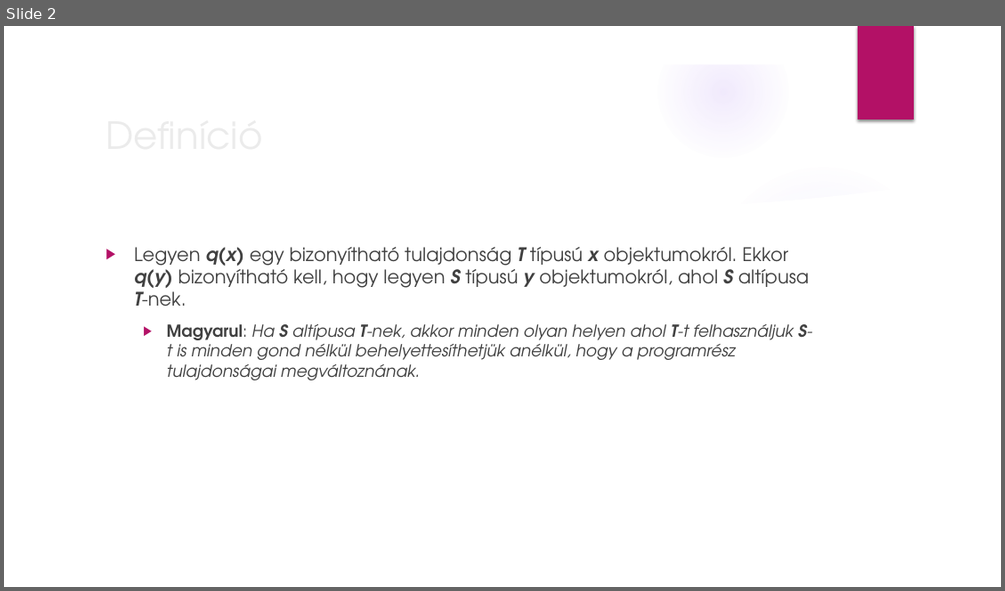
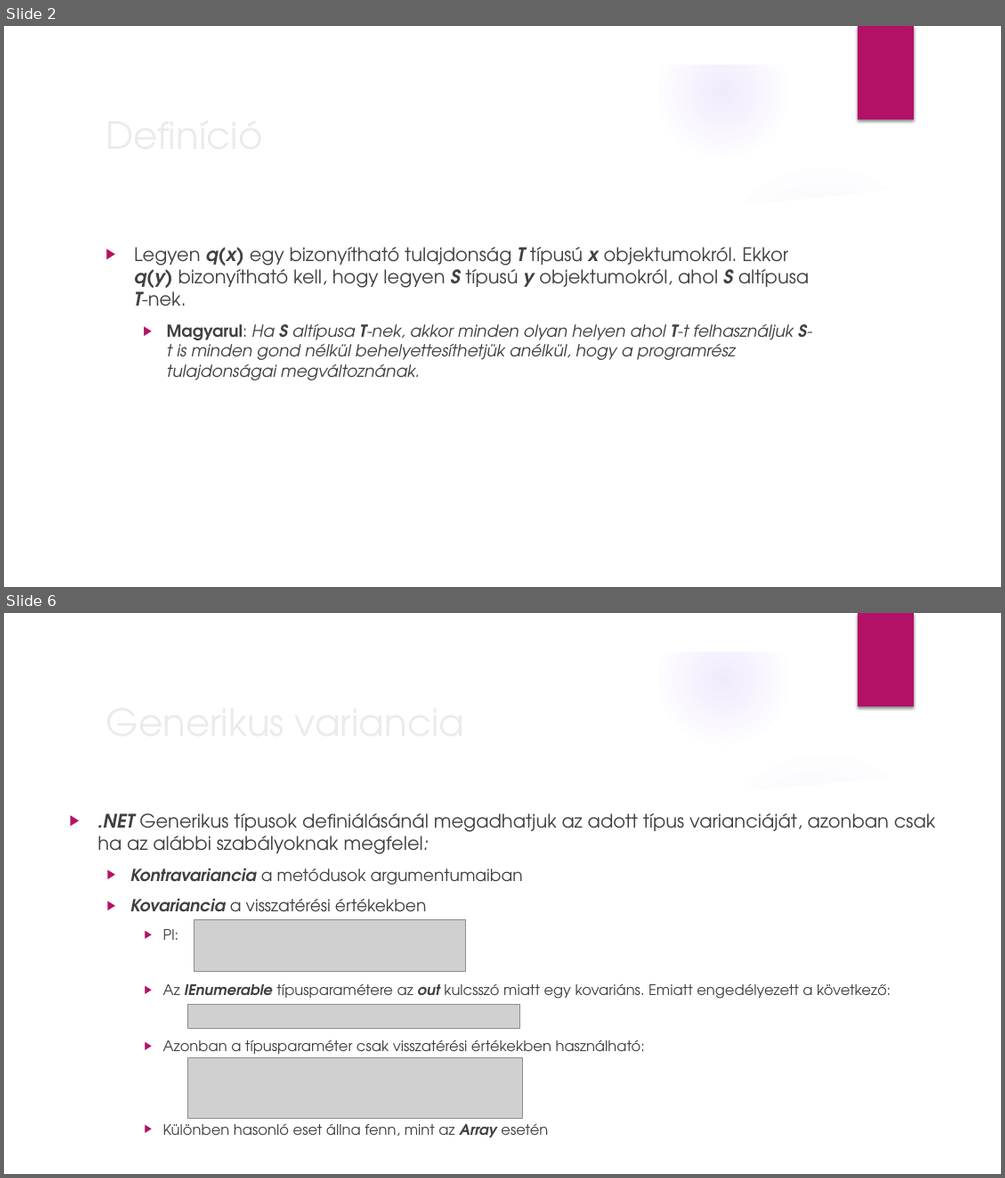
Before and after one commit to ntamas92/LiskovPresentation, a slide deck: Presentation.pptx. Shown one above the other, each under a label of ours: slide 2 before the commit, slides 2 and 6 after it; the slides between them are not shown. The pictures are 1005x591 and 1005x1178 pixels, drawn with LibreOffice and Linux fonts; fonts in the diff are those of the drawing; grey boxes stand for pictures; background and template pictures are left out. Boxes give left, top, right and bottom in pixels: in the first picture for what was removed or moved away, otherwise in the second. Text is boxed around its words. In the diff, an @@ line names an element or a change of style, - is before the commit and + after.

```diff
--- a/Presentation.pptx
+++ b/Presentation.pptx
@@ slide 6 added at [4,613,1001,1174], background picture (left out); not listed: 9 template elements that a slide beside it also shows @@
@@ title added at [98,692,815,750], 36 pt, text #EBEBEB @@
+Generikus variancia
@@ text added at [97,813,936,1137], 14 pt, text #404040 @@
+▶ .NET Generikus típusok definiálásánál megadhatjuk az adott típus varianciáját, azonban csak ha az alábbi szabályoknak megfelel:
+  ▶ Kontravariancia a metódusok argumentumaiban
+  ▶ Kovariancia a visszatérési értékekben
+    ▶ Pl:
+    ▶ Az IEnumerable típusparamétere az out kulcsszó miatt egy kovariáns. Emiatt engedélyezett a következő:
+    ▶ Azonban a típusparaméter csak visszatérési értékekben használható:
+    ▶ Különben hasonló eset állna fenn, mint az Array esetén
@@ picture added at [194,919,466,971] @@
@@ picture added at [187,1004,520,1028] @@
@@ picture added at [187,1057,522,1118] @@
```
Also in this commit, not shown: 3 other slides added.
